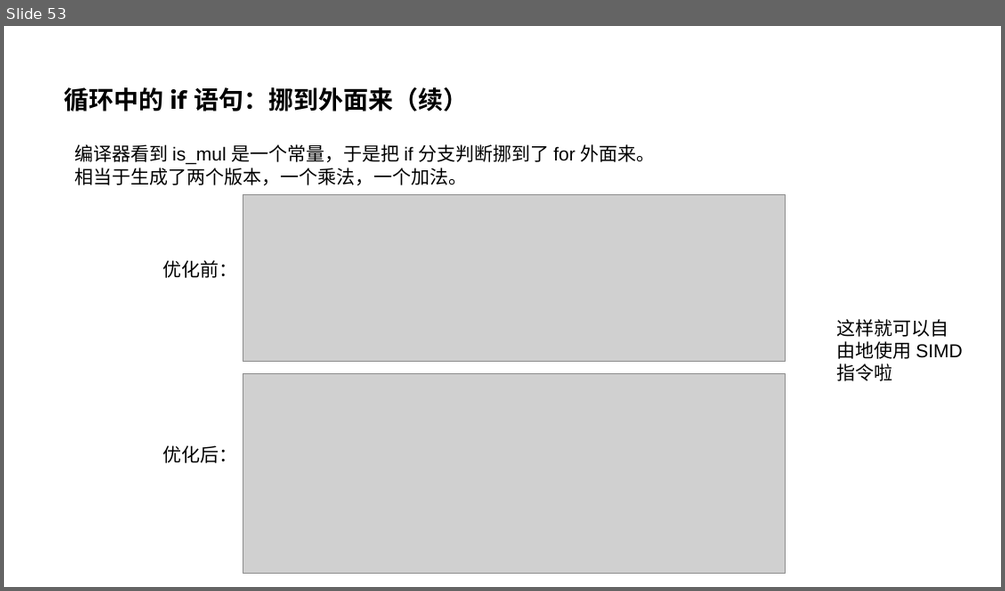
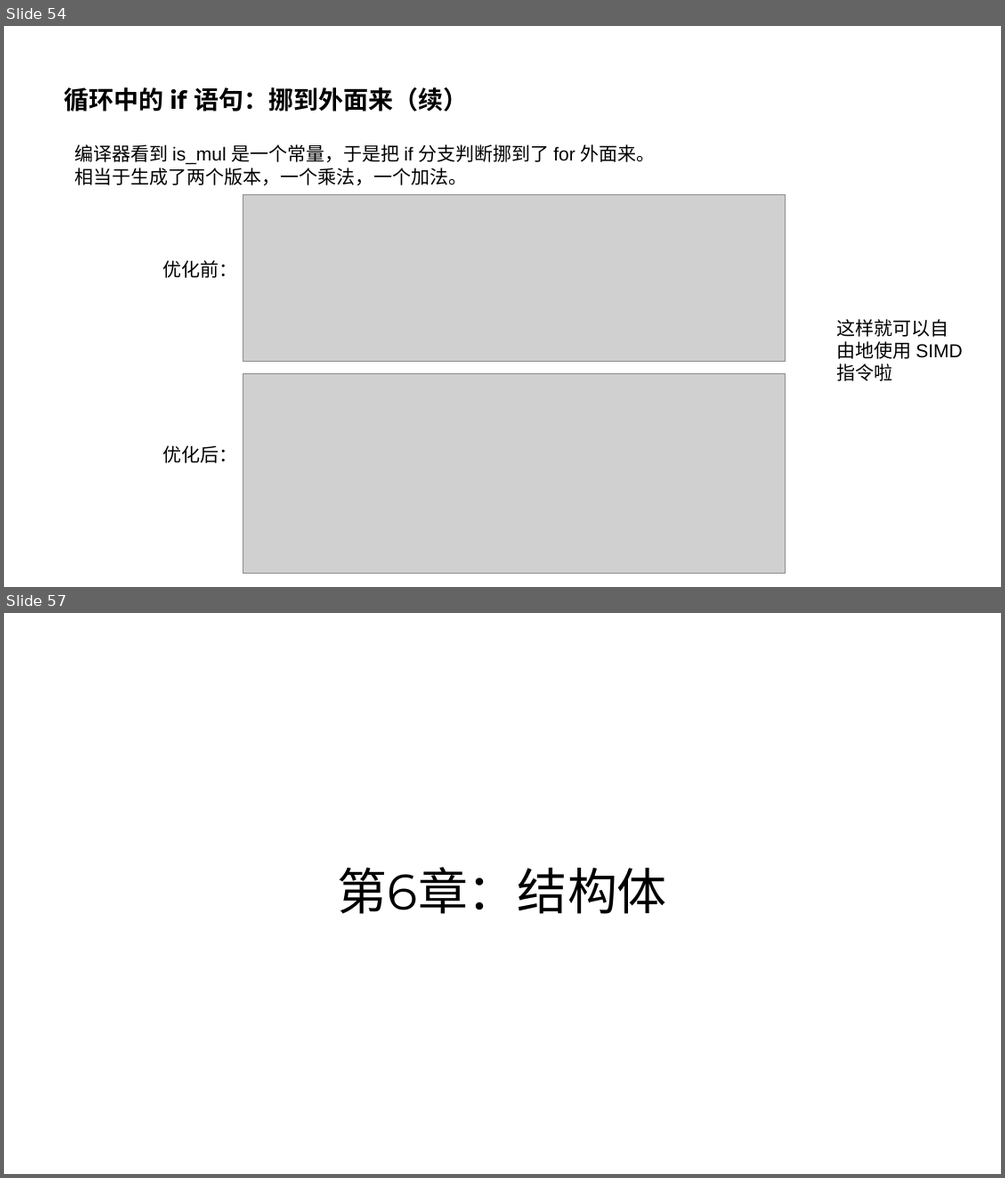
Before and after one commit to parallel101/course, a slide deck: 04/slides.pptx. Shown one above the other, each under a label of ours: slide 53 before the commit, slides 54 and 57 after it; the slides between them are not shown. The pictures are 1005x591 and 1005x1178 pixels, drawn with LibreOffice and Linux fonts; fonts in the diff are those of the drawing; grey boxes stand for pictures. Boxes give left, top, right and bottom in pixels: in the first picture for what was removed or moved away, otherwise in the second. Text is boxed around its words. In the diff, an @@ line names an element or a change of style, - is before the commit and + after.

```diff
--- a/04/slides.pptx
+++ b/04/slides.pptx
@@ slide 57 added at [4, 613, 1001, 1174], background #FFFFFF @@
@@ title added at [338, 867, 667, 914], 48 pt, text #000000 @@
+第6章：结构体
@@ what was slide 53 is now slide 54 @@
```
Also in this commit, not shown: 4 slides changed, 8 other slides added, 31 other files.
